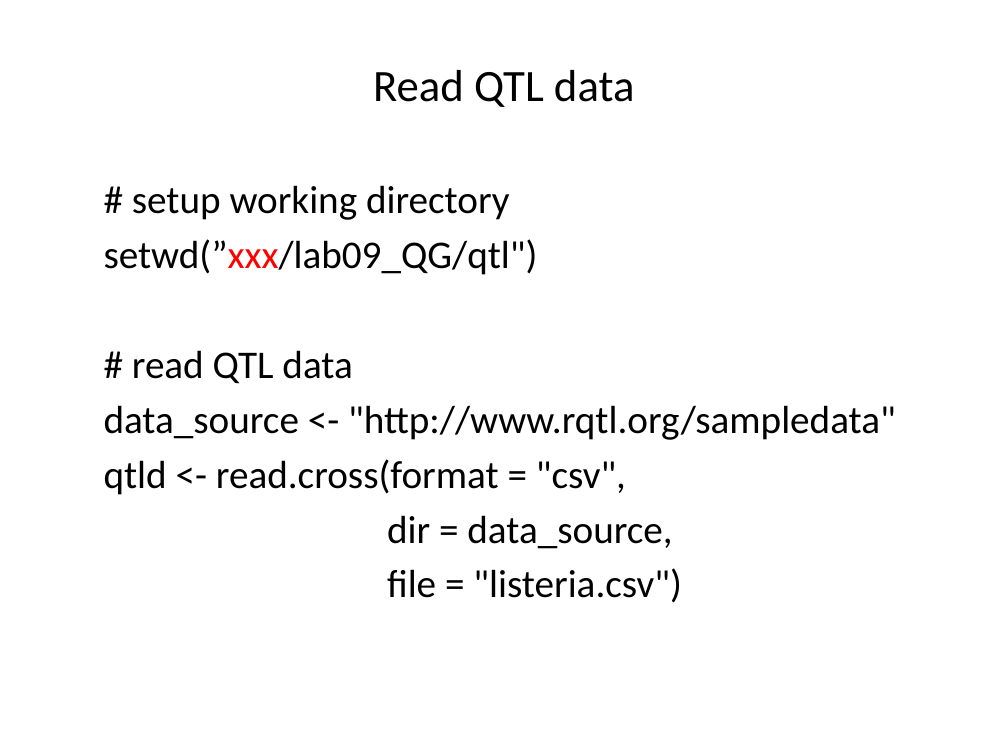
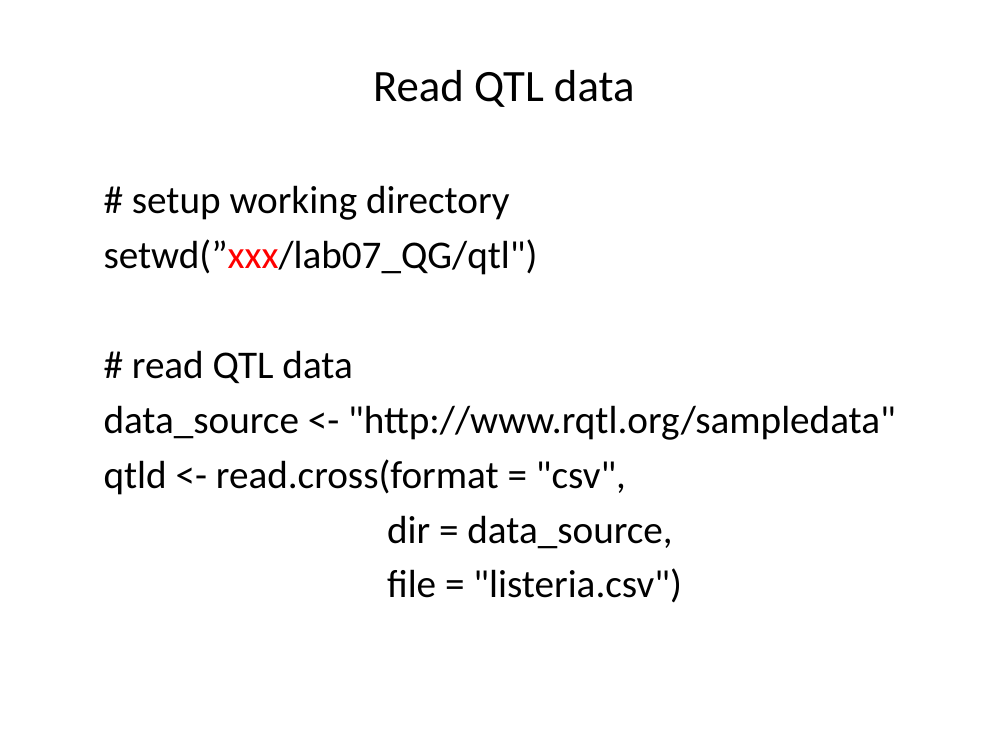
Before and after one commit to liu3zhenlab/teaching, a slide deck: slide 6 of PLPTH813Bioinformatis/2023/labs/lab07_qtl_gwas.pptx. Drawn at 1008x756 pixels with LibreOffice and Linux fonts; fonts in the diff are those of the drawing. Boxes give left, top, right and bottom in pixels: in the first picture for what was removed or moved away, otherwise in the second. Text is boxed around its words. In the diff, an @@ line names an element or a change of style, - is before the commit and + after.

```diff
--- a/PLPTH813Bioinformatis/2023/labs/lab07_qtl_gwas.pptx
+++ b/PLPTH813Bioinformatis/2023/labs/lab07_qtl_gwas.pptx
@@ text at [104, 239, 538, 275]: text changed @@
-setwd(”xxx/lab09_QG/qtl")
+setwd(”xxx/lab07_QG/qtl")
```
Also in this commit, not shown: 7 other slides changed, 3 slides added, 2 slides removed, 1 other file.
